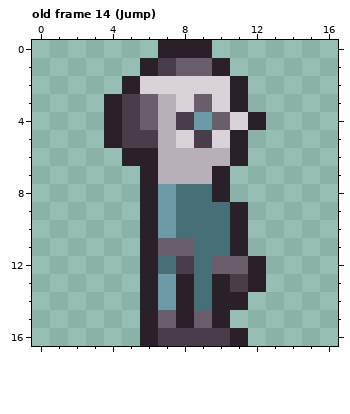
Two versions of one pixel-art file, Assets/Sprites/Player/Player.aseprite. The picture above is the old version.
17x17 pixels, 20 frames. Shown: old frame 14 (Jump). The commit also changed other frames, which this record leaves out.
The result:
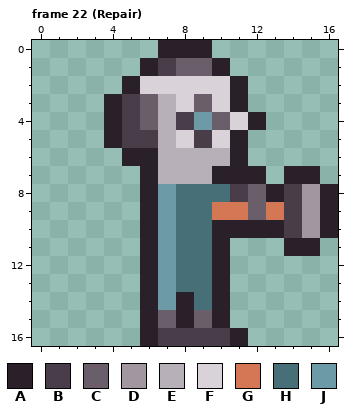
Palette (. is transparent): A #2a202a  B #483d48  C #6b5e6b  D #a097a1  E #b8b0b9  F #d9d3d9  G #d37755  H #466f77  J #6c9ba7
A new or re-ordered frame is compared with the old frame closest to it.
The exact change:
{"change": "frames 20 -> 23"}
{"where": "frame 22 (Repair) is new; against old frame 14 (Jump)"}
{"frame":22,"y":7,"x":11,"old":"..","new":"AA"}
{"frame":22,"y":7,"x":14,"old":"..","new":"AA"}
{"frame":22,"y":8,"x":10,"old":"A......","new":"HBCABDA"}
{"frame":22,"y":9,"x":10,"old":"HA.....","new":"GGCGBDA"}
{"frame":22,"y":10,"x":10,"old":"H","new":"A"}
{"frame":22,"y":10,"x":12,"old":".....","new":"AABDA"}
{"frame":22,"y":11,"x":7,"old":"CC","new":"JH"}
{"frame":22,"y":11,"x":10,"old":"HA","new":"A."}
{"frame":22,"y":11,"x":14,"old":"..","new":"AA"}
{"frame":22,"y":12,"x":7,"old":"HB","new":"JH"}
{"frame":22,"y":12,"x":10,"old":"CCA","new":"A.."}
{"frame":22,"y":13,"x":8,"old":"A","new":"H"}
{"frame":22,"y":13,"x":11,"old":"BA","new":".."}
{"frame":22,"y":14,"x":11,"old":"A","new":"."}
{"label":"changed","picture_box":[158,166,338,310]}
